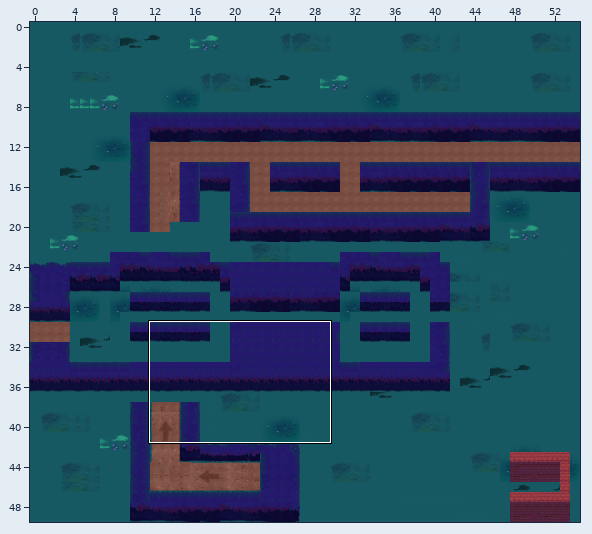
Two versions of a level (Tiled map, assets/maps/Tutorial3.tmx). The first picture is a wide view before the edit; the outline marks the close-up.
Close-up. As it was:
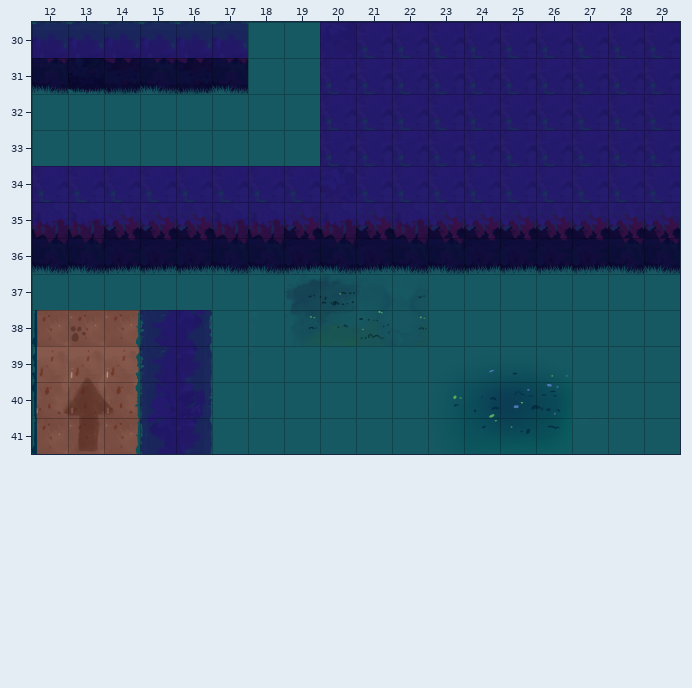
Cells are 128x128 px. Shown: x 12..29, y 30..41. The commit also changed other parts of the map, which this record leaves out.
After:
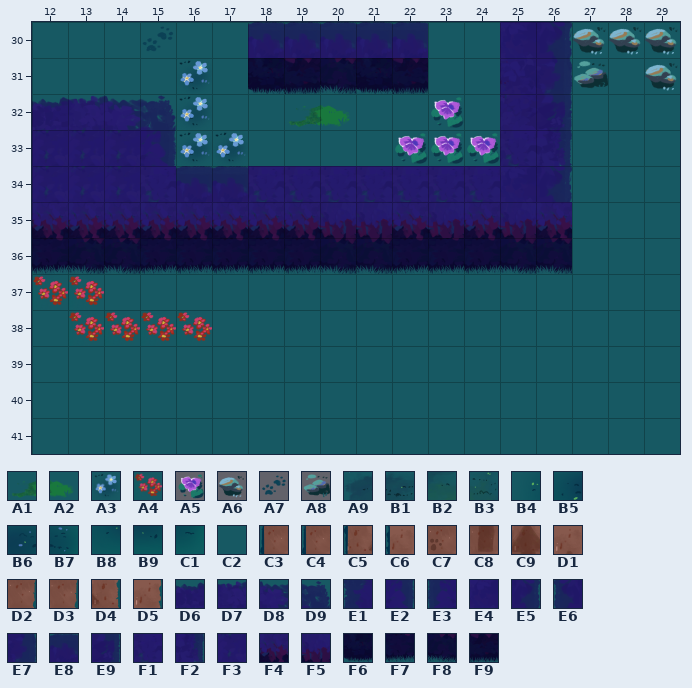
Key: from "decorations-2": A1 3, A2 4, A3 41, A4 53, A5 58, A6 105, A7 110, A8 115; from "path-1": A9 5, B1 6, B2 21, B3 22, B4 60, B5 61, B6 62, B7 63, B8 76, B9 77, C1 78, C2 113; from "path-2": C3 136 turned 270, C4 140 turned 270, C5 141 turned 270, C6 142 turned 270, C7 151 turned 270, C8 155 turned 270, C9 156 turned 270, D1 157 turned 270, D2 166 turned 270, D3 170 turned 270, D4 171 turned 270, D5 172 turned 270; from "walls-1": D6 52, D7 55, D8 56, D9 57, E1 72 flipped left-right, E2 87, E3 87 flipped left-right, E4 101, E5 102, E6 102 flipped left-right, E7 117, E8 117 turned 270, E9 132, F1 146, F2 147, F3 161, F4 172, F5 173, F6 185, F7 187, F8 188, F9 189.
__ is an empty cell, .. an unchanged one.
Tiles of an added or newly shown layer are drawn over the layers below it.
See-through tiles are keyed as they look on the map.
Changes in this commit:
--- layer "ground"
@@ x 12..29 @@
-30 E8 E8 E8 E8 E8 E8 C2 C2 E4 F1 F1 F1 F1 .. F1 F1 F1 F1
-31 F8 F6 F9 F8 F9 F8 C2 C2 F1 F1 F1 F1 F1 .. F1 F1 F1 F1
-32 C2 C2 C2 C2 .. .. .. .. F1 F1 F1 F1 F1 .. F1 F1 F1 F1
-33 C2 C2 C2 C2 .. .. .. .. F1 F1 F1 F1 F1 .. F1 F1 F1 F1
-34 .. .. .. .. F1 F1 .. .. .. .. .. .. .. .. F1 F1 F1 F1
-35 F5 F5 .. .. .. F5 F5 .. .. F4 F5 F4 .. F4 .. F4 F4 F4
-36 F8 .. F7 .. .. F8 F8 .. .. F7 F8 F8 .. F7 F7 F7 F8 F8
-37 .. .. .. .. .. .. .. A9 B1 .. .. .. .. .. .. .. .. ..
-38 C3 C7 D2 E1 E5 .. .. .. B2 B3 .. .. .. .. .. .. .. ..
-39 C6 D1 D5 E1 E7 .. .. .. .. .. .. .. .. .. .. .. .. ..
-40 C5 C9 D4 E3 E9 .. .. .. .. .. .. B4 B5 B6 B7 .. .. ..
-41 C4 C8 D3 E6 E7 .. .. .. .. .. .. .. B8 B9 C1 .. .. ..
+30 C2 C2 C2 C2 C2 C2 E8 E8 E8 E8 E8 C2 C2 .. E5 C2 C2 C2
+31 C2 C2 C2 C2 C2 C2 F6 F9 F8 F6 F9 C2 C2 .. E7 C2 C2 C2
+32 D6 D7 D8 D9 .. .. .. .. C2 C2 C2 C2 C2 .. E9 C2 C2 C2
+33 F3 F3 F3 E2 .. .. .. .. C2 C2 C2 C2 C2 .. F2 C2 C2 C2
+34 .. .. .. .. E8 E8 .. .. .. .. .. .. .. .. E5 C2 C2 C2
+35 F4 F4 .. .. .. F4 F4 .. .. F5 F4 F5 .. F5 .. C2 C2 C2
+36 F7 .. F8 .. .. F7 F7 .. .. F8 F7 F7 .. F8 F8 C2 C2 C2
+37 .. .. .. .. .. .. .. C2 C2 .. .. .. .. .. .. .. .. ..
+38 C2 C2 C2 C2 C2 .. .. .. C2 C2 .. .. .. .. .. .. .. ..
+39 C2 C2 C2 C2 C2 .. .. .. .. .. .. .. .. .. .. .. .. ..
+40 C2 C2 C2 C2 C2 .. .. .. .. .. .. C2 C2 C2 C2 .. .. ..
+41 C2 C2 C2 C2 C2 .. .. .. .. .. .. .. C2 C2 C2 .. .. ..
--- layer "decoration" (added)
@@ x 15..29 @@
-30 __ .. .. .. .. .. .. .. .. .. .. .. __ __ __
-31 .. __ .. .. .. .. .. .. .. .. .. .. __ .. __
-32 .. __ .. .. __ __ .. .. __ .. .. .. .. .. ..
-33 .. __ __ .. .. .. .. __ __ __ .. .. .. .. ..
+30 A7 .. .. .. .. .. .. .. .. .. .. .. A6 A6 A6
+31 .. A3 .. .. .. .. .. .. .. .. .. .. A8 .. A6
+32 .. A3 .. .. A1 A2 .. .. A5 .. .. .. .. .. ..
+33 .. A3 A3 .. .. .. .. A5 A5 A5 .. .. .. .. ..
@@ x 12..16 @@
-37 __ __ .. .. ..
-38 .. __ __ __ __
+37 A4 A4 .. .. ..
+38 .. A4 A4 A4 A4
